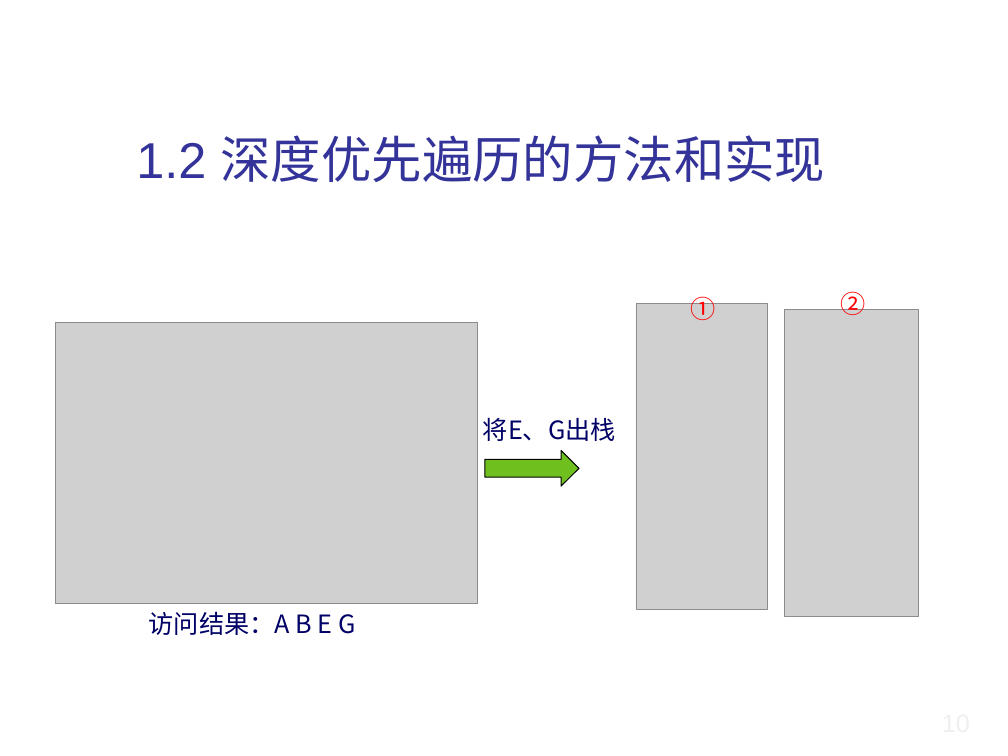
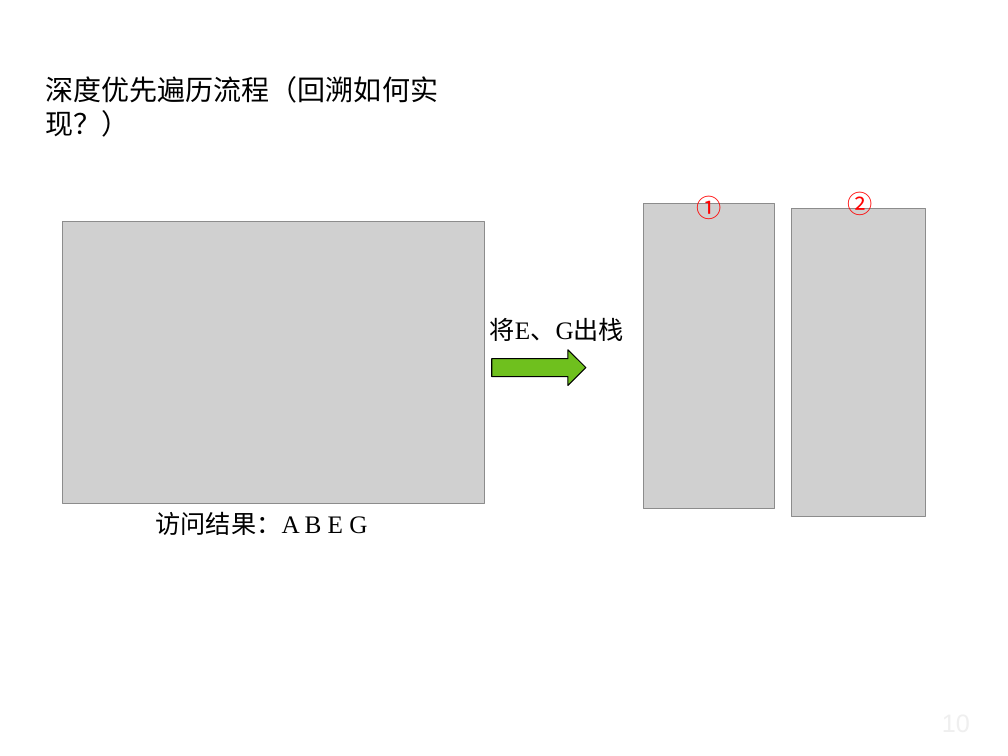
Before and after one commit to liutongling/DP, a slide deck: slide 13 of file/第6章 回朔法.pptx. Drawn at 1008x756 pixels with LibreOffice and Linux fonts; fonts in the diff are those of the drawing; grey boxes stand for pictures; background and template pictures are left out. Boxes give left, top, right and bottom in pixels: in the first picture for what was removed or moved away, otherwise in the second. Text is boxed around its words. In the diff, an @@ line names an element or a change of style, - is before the commit and + after.

```diff
--- a/file/第6章 回朔法.pptx
+++ b/file/第6章 回朔法.pptx
@@ text at (x1=46, y1=76, x2=439, y2=137): text changed; size 36 to 20 pt; font Arial to Times New Roman; text colour #333399 to #000000 @@
-1.2 深度优先遍历的方法和实现
+深度优先遍历流程（回溯如何实现？）
@@ text "将E、G出栈" at (x1=490, y1=317, x2=624, y2=341): font Noto Sans CJK SC to Times New Roman, text colour #000066 to #000000 @@
@@ 4 texts, 3 pictures, 1 right arrow moved together from (x1=55, y1=292, x2=918, y2=635) to (x1=62, y1=191, x2=925, y2=535) @@
@@ text "访问结果：A B E G" at (x1=156, y1=511, x2=367, y2=535): font Noto Sans CJK SC to Times New Roman, text colour #000066 to #000000 @@
```
Also in this commit, not shown: 14 other slides changed.
